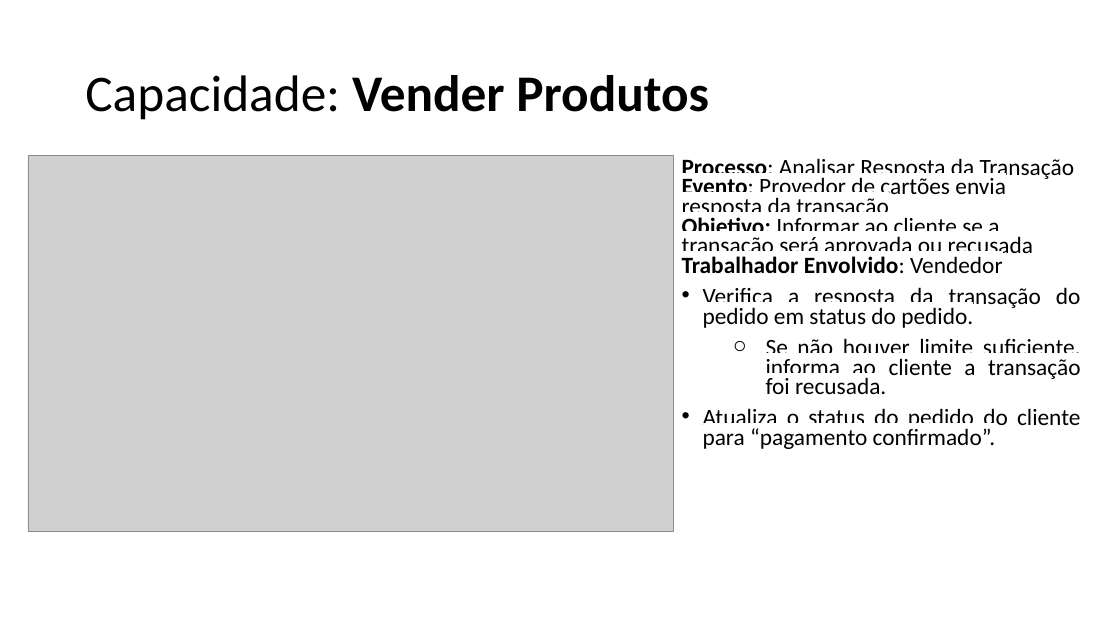
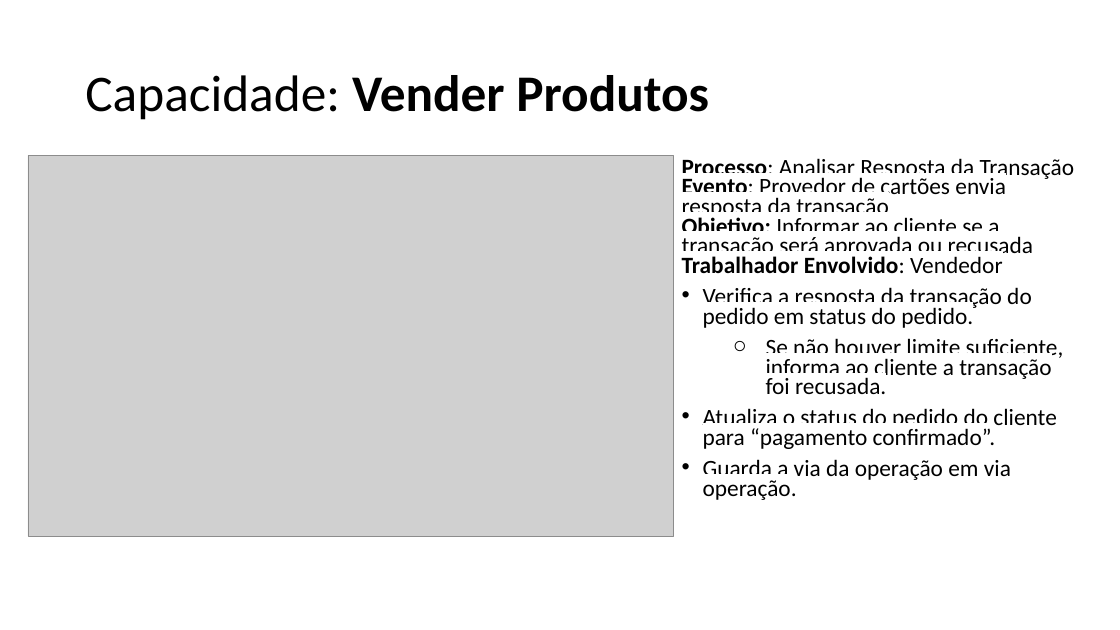
Before and after one commit to emersonsoaresdasilva/projeto-ope, a slide deck: slide 3 of 18-Descrição dos Processos de Negócio.pptx. Drawn at 1120x630 pixels with LibreOffice and Linux fonts; fonts in the diff are those of the drawing; grey boxes stand for pictures. Boxes give left, top, right and bottom in pixels: in the first picture for what was removed or moved away, otherwise in the second. Text is boxed around its words. In the diff, an @@ line names an element or a change of style, - is before the commit and + after.

```diff
--- a/18-Descrição dos Processos de Negócio.pptx
+++ b/18-Descrição dos Processos de Negócio.pptx
@@ picture: place and size @@
-picture at (28, 155, 673, 532)
+picture at (28, 155, 673, 536)
@@ text at (703, 287, 1064, 449): alignment justified to left @@
@@ text at (703, 459, 1011, 500): paragraph added @@
+• Guarda a via da operação em via operação.
```
Also in this commit, not shown: 21 other slides changed, 1 slide added, 15 other files.
